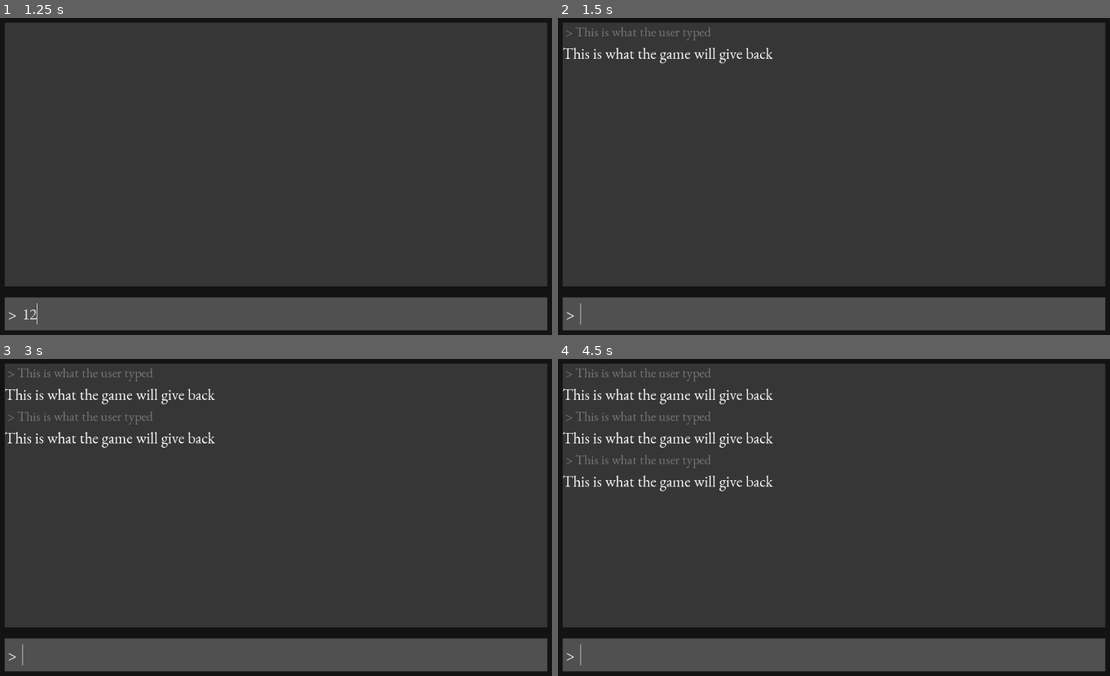
Above: before the commit, frames 1-4 (two rows, left to right).
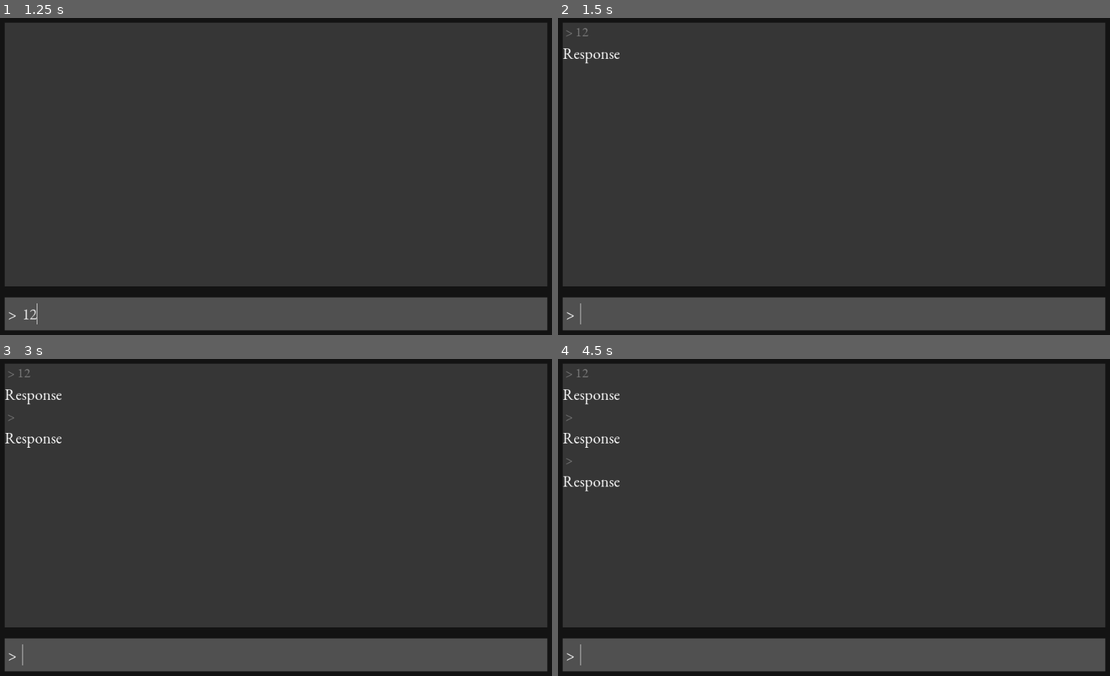
Above: after the commit, the same moments.

Repository: philipuriarte/Godot-Retro-Text-Adventure-Tutorial
Game: Godot game, scene res://scenes/game.tscn
Same seed, same stepped clock (60 frames per second), same inputs: the game is played once before the commit and once after it.
Inputs (mouse positions are in pixels of both pictures, inside the frame that each line leads up to):
- Up to frame 1 (1.25 s): click (287, 312) at 0.52 s; type "12" at 0.6 s
- Up to frame 2 (1.5 s): tap Enter at 1.25 s
- Up to frame 3 (3 s): tap Space at 2 s; tap Enter at 2.75 s
- Up to frame 4 (4.5 s): tap Space at 3.5 s; tap Enter at 4.25 s

Frame 1 is identical in both runs. In frame 2, 0.7% of the frame differs, in the area x 0-40%, y 2-15%; in frame 3, 1.4%; in frame 4, 2.1%, in the area x 0-40%, y 2-42%.

Commit message:
Add code to set text when InputResponse scene is instanced

Diff:
--- a/logic/game.gd
+++ b/logic/game.gd
@@ -11,4 +11,5 @@
 # Wil execute when user presses enter
 func _on_Input_text_entered(new_text: String) -> void:
 	var input_response = InputResponse.instance()
+	input_response.set_text(new_text, "Response")
 	history_rows.add_child(input_response)
